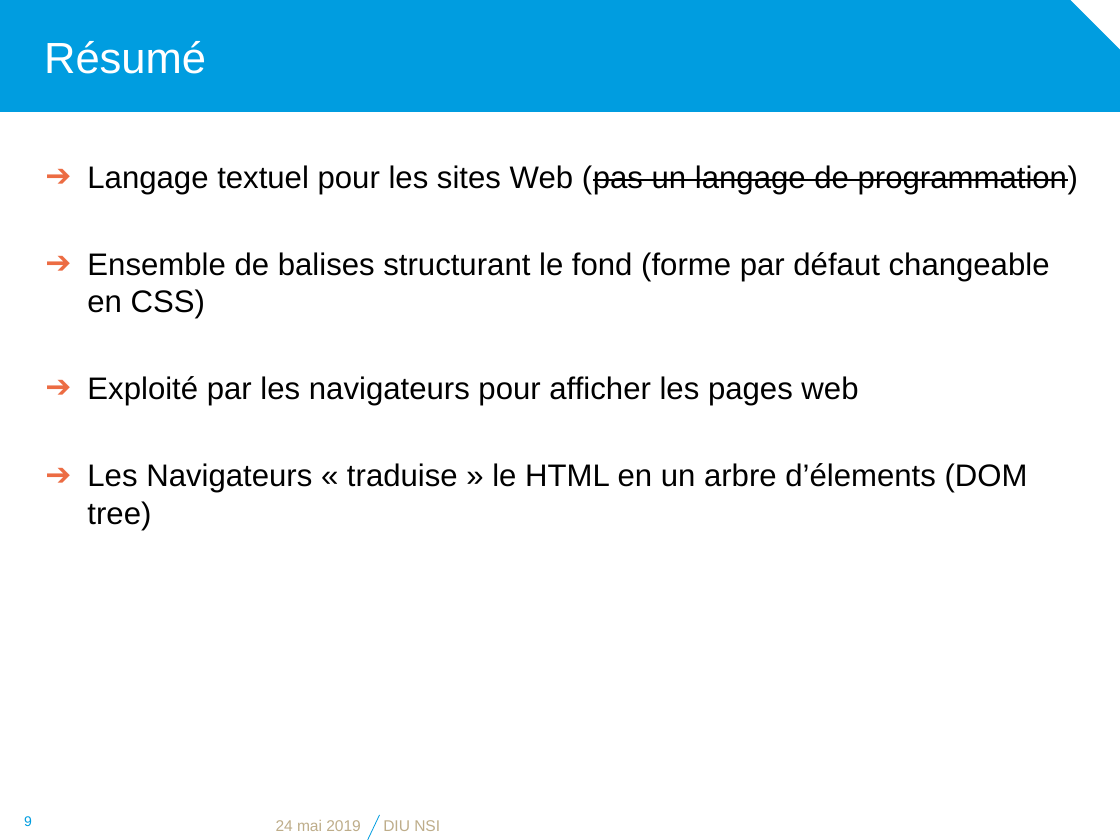
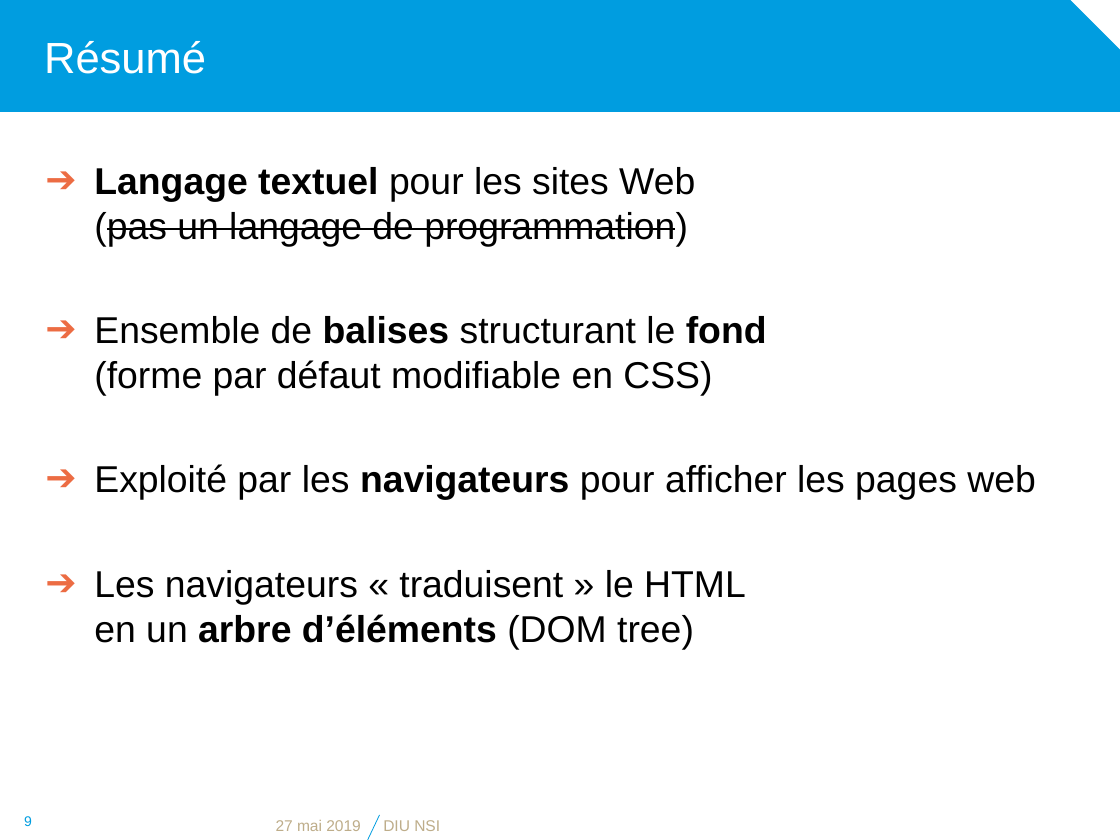
Before and after one commit to diu-uf-bordeaux/bloc1, a slide deck: slide 9 of web/1-HTML/html.pptx. Drawn at 1120x840 pixels with LibreOffice and Linux fonts; fonts in the diff are those of the drawing; background and template pictures are left out. Boxes give left, top, right and bottom in pixels: in the first picture for what was removed or moved away, otherwise in the second. Text is boxed around its words. In the diff, an @@ line names an element or a change of style, - is before the commit and + after.

Commit message:
Mise en forme

```diff
--- a/web/1-HTML/html.pptx
+++ b/web/1-HTML/html.pptx
@@ text at (94,167,1035,500): size 20 to 24 pt in "Langage textuel pour les sites Web (pas ...", "Exploité par les navigateurs pour afficher les ..."; bold on in "Langage textuel", "navigateurs"; indent changed @@
@@ text at (94,316,767,396): text changed; size 20 to 24 pt @@
-➔ Ensemble de balises structurant le fond (forme par défaut changeable en CSS)
+➔ Ensemble de balises structurant le fond
+  (forme par défaut modifiable en CSS)
@@ text at (94,570,746,649): text changed; size 20 to 24 pt @@
-➔ Les Navigateurs « traduise » le HTML en un arbre d’élements (DOM tree)
+➔ Les navigateurs « traduisent » le HTML
+  en un arbre d’éléments (DOM tree)
@@ text at (276,820,361,831): text changed @@
-24 mai 2019
+27 mai 2019
```
Also in this commit, not shown: 6 other slides changed, 1 other file.
